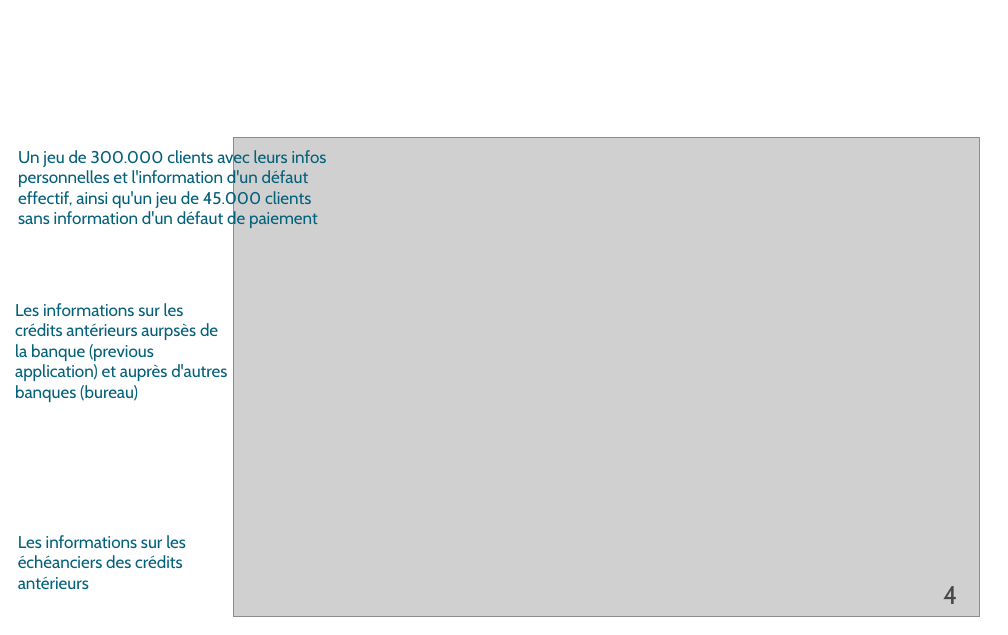
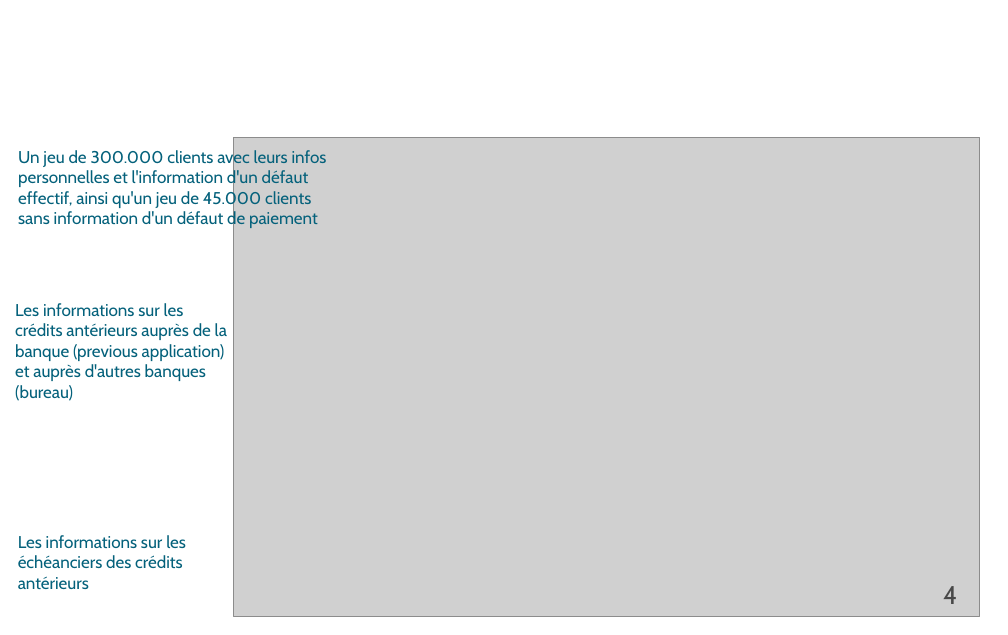
Before and after one commit to pyb-data/credit_scoring, a slide deck: slide 4 of P_07_Presentation.odp. Drawn at 1008x635 pixels with LibreOffice and Linux fonts; fonts in the diff are those of the drawing; grey boxes stand for pictures; background and template pictures are left out. Boxes give left, top, right and bottom in pixels: in the first picture for what was removed or moved away, otherwise in the second. Text is boxed around its words. In the diff, an @@ line names an element or a change of style, - is before the commit and + after.

```diff
--- a/P_07_Presentation.odp
+++ b/P_07_Presentation.odp
@@ text at [15,303,227,401]: text changed @@
-Les informations sur les crédits antérieurs aurpsès de la banque (previous application) et auprès d'autres banques (bureau)
+Les informations sur les crédits antérieurs auprès de la banque (previous application) et auprès d'autres banques (bureau)
```
Also in this commit, not shown: 16 other slides changed, 3 slides added, 3 slides removed, 1 other file.
